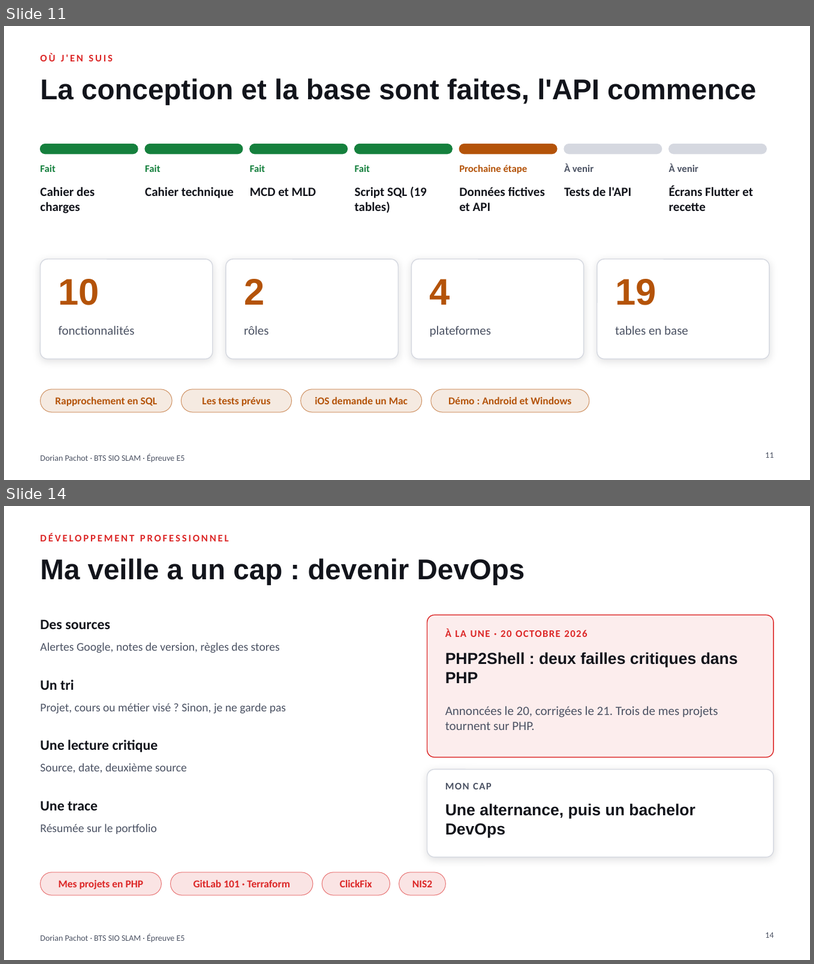
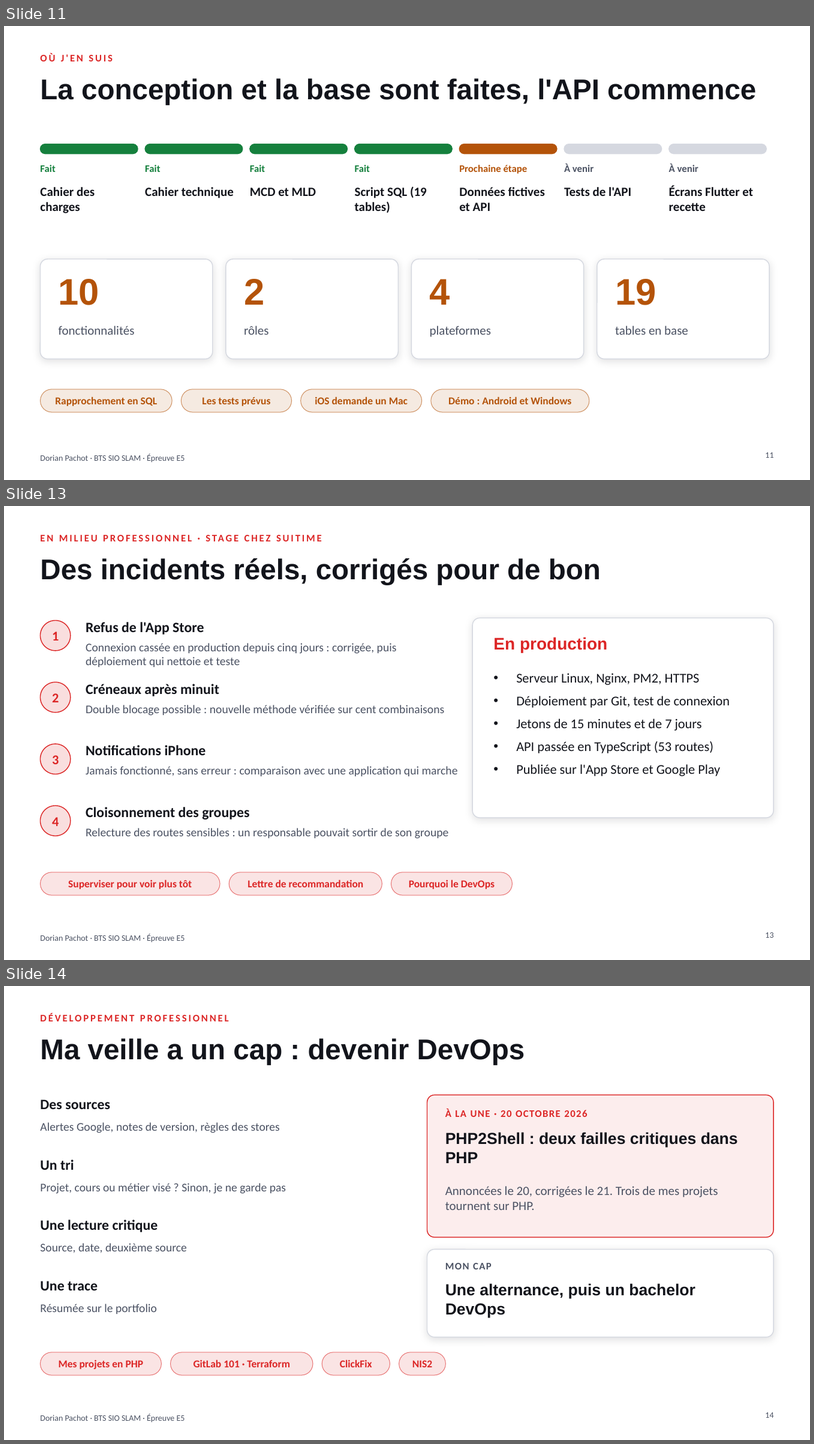
Before and after one commit to dorianpachot-create/portefollio, a slide deck: assets/presentation/Presentation_E5_Dorian_Pachot.pptx. Shown one above the other, each under a label of ours: slides 11 and 14 before the commit, slides 11, 13 and 14 after it; the slides between them are not shown. The pictures are 814x964 and 814x1444 pixels, drawn with LibreOffice and Linux fonts; fonts in the diff are those of the drawing. Boxes give left, top, right and bottom in pixels: in the first picture for what was removed or moved away, otherwise in the second. Text is boxed around its words. In the diff, an @@ line names an element or a change of style, - is before the commit and + after.

```diff
--- a/assets/presentation/Presentation_E5_Dorian_Pachot.pptx
+++ b/assets/presentation/Presentation_E5_Dorian_Pachot.pptx
@@ slide 13 added at (x1=4, y1=506, x2=810, y2=960), background #FFFFFF; not listed: 1 template element that a slide beside it also shows @@
@@ text added at (x1=40, y1=531, x2=585, y2=551), 12 pt, text #DC2626, bold @@
+EN MILIEU PROFESSIONNEL · STAGE CHEZ SUITIME
@@ title added at (x1=40, y1=558, x2=601, y2=585), 34 pt, text #12141B, bold @@
+Des incidents réels, corrigés pour de bon
@@ ellipse added at (x1=40, y1=621, x2=71, y2=651), fill #DC2626 at 15% opacity, outline #DC2626 1 pt @@
@@ text added at (x1=52, y1=631, x2=59, y2=640), 16 pt, text #DC2626, bold @@
+1
@@ text added at (x1=86, y1=622, x2=204, y2=634), 17 pt, text #12141B, bold @@
+Refus de l'App Store
@@ rounded rectangle added at (x1=473, y1=618, x2=774, y2=817), fill #FFFFFF, outline #D5D8E0 1 pt @@
@@ text added at (x1=86, y1=643, x2=397, y2=667), 14 pt, text #4B5263 @@
+Connexion cassée en production depuis cinq jours : corrigée, puis déploiement qui nettoie et teste
@@ text added at (x1=494, y1=637, x2=608, y2=652), 20 pt, text #DC2626, bold @@
+En production
@@ ellipse added at (x1=40, y1=682, x2=71, y2=712), fill #DC2626 at 15% opacity, outline #DC2626 1 pt @@
@@ text added at (x1=86, y1=684, x2=219, y2=696), 17 pt, text #12141B, bold @@
+Créneaux après minuit
@@ text added at (x1=516, y1=673, x2=731, y2=776), 16 pt, text #12141B @@
+• Serveur Linux, Nginx, PM2, HTTPS
+• Déploiement par Git, test de connexion
+• Jetons de 15 minutes et de 7 jours
+• API passée en TypeScript (53 routes)
+• Publiée sur l'App Store et Google Play
@@ text added at (x1=52, y1=693, x2=59, y2=702), 16 pt, text #DC2626, bold @@
+2
@@ text added at (x1=86, y1=705, x2=444, y2=715), 14 pt, text #4B5263 @@
+Double blocage possible : nouvelle méthode vérifiée sur cent combinaisons
@@ ellipse added at (x1=40, y1=744, x2=71, y2=774), fill #DC2626 at 15% opacity, outline #DC2626 1 pt @@
@@ text added at (x1=52, y1=755, x2=59, y2=764), 16 pt, text #DC2626, bold @@
+3
@@ text added at (x1=86, y1=745, x2=206, y2=755), 17 pt, text #12141B, bold @@
+Notifications iPhone
@@ text added at (x1=86, y1=766, x2=458, y2=776), 14 pt, text #4B5263 @@
+Jamais fonctionné, sans erreur : comparaison avec une application qui marche
@@ ellipse added at (x1=40, y1=805, x2=71, y2=835), fill #DC2626 at 15% opacity, outline #DC2626 1 pt @@
@@ text added at (x1=86, y1=807, x2=249, y2=819), 17 pt, text #12141B, bold @@
+Cloisonnement des groupes
@@ text added at (x1=52, y1=817, x2=59, y2=826), 16 pt, text #DC2626, bold @@
+4
@@ text added at (x1=86, y1=828, x2=449, y2=838), 14 pt, text #4B5263 @@
+Relecture des routes sensibles : un responsable pouvait sortir de son groupe
@@ rounded rectangle added at (x1=40, y1=872, x2=220, y2=895), fill #DC2626 at 12% opacity, outline #DC2626 0.75 pt @@
@@ text added at (x1=68, y1=879, x2=192, y2=889), 12.5 pt, text #DC2626, bold @@
+Superviser pour voir plus tôt
@@ rounded rectangle added at (x1=229, y1=872, x2=382, y2=895), fill #DC2626 at 12% opacity, outline #DC2626 0.75 pt @@
@@ text added at (x1=248, y1=879, x2=364, y2=887), 12.5 pt, text #DC2626, bold @@
+Lettre de recommandation
@@ rounded rectangle added at (x1=391, y1=872, x2=512, y2=895), fill #DC2626 at 12% opacity, outline #DC2626 0.75 pt @@
@@ text added at (x1=409, y1=879, x2=495, y2=889), 12.5 pt, text #DC2626, bold @@
+Pourquoi le DevOps
@@ page number added at (x1=765, y1=932, x2=774, y2=937), 10 pt, text #4B5263 @@
+13
```
Also in this commit, not shown: 4 slides changed, 1 slide removed, 5 other files.
